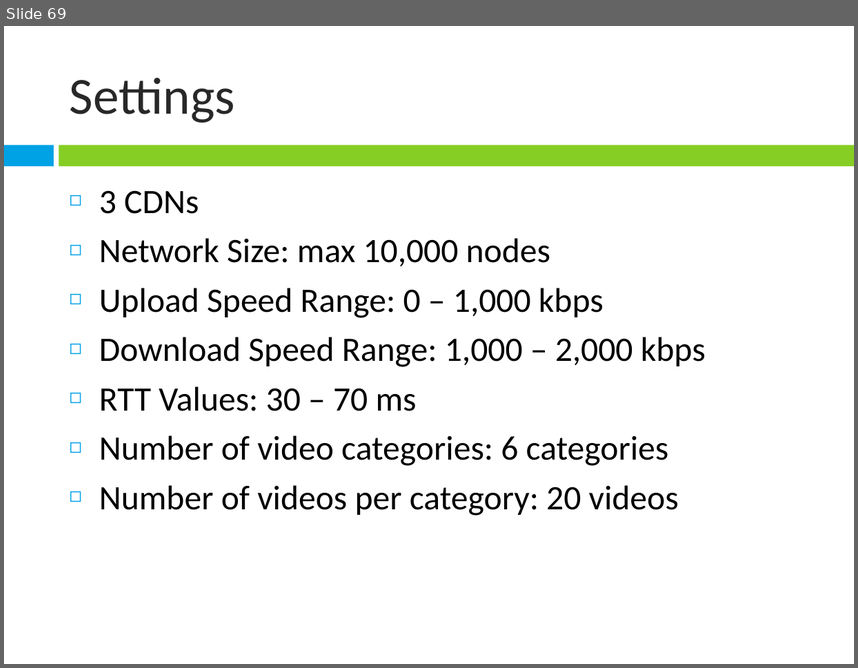
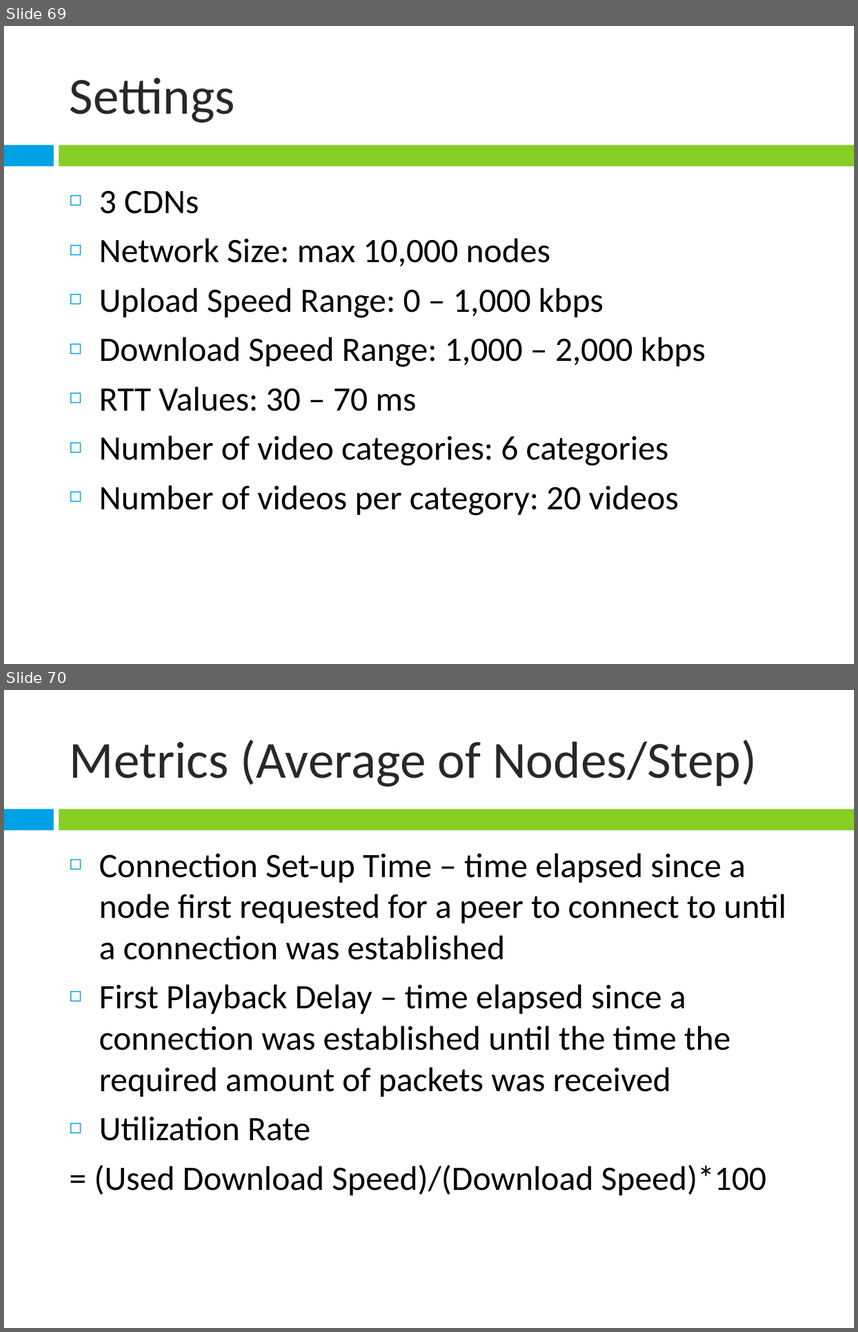
Before and after one commit to janeriongcol/ndsg-chupacabra, a slide deck: Presentations/Mock Presentation.pptx. Shown one above the other, each under a label of ours: slide 69 before the commit, slides 69 and 70 after it. The pictures are 858x668 and 858x1332 pixels, drawn with LibreOffice and Linux fonts; fonts in the diff are those of the drawing. Boxes give left, top, right and bottom in pixels: in the first picture for what was removed or moved away, otherwise in the second. Text is boxed around its words. In the diff, an @@ line names an element or a change of style, - is before the commit and + after.

```diff
--- a/Presentations/Mock Presentation.pptx
+++ b/Presentations/Mock Presentation.pptx
@@ slide 70 added at [4,690,854,1328], background #FFFFFF; not listed: 2 template elements that a slide beside it also shows @@
@@ title added at [70,740,756,787], 44 pt, text #282828 @@
+Metrics (Average of Nodes/Step)
@@ text added at [94,853,786,1195], 29 pt, text #000000 @@
+◻ Connection Set-up Time – time elapsed since a node first requested for a peer to connect to until a connection was established
+◻ First Playback Delay – time elapsed since a connection was established until the time the required amount of packets was received
+◻ Utilization Rate
+= (Used Download Speed)/(Download Speed)*100
```
Also in this commit, not shown: 3 slides changed.
